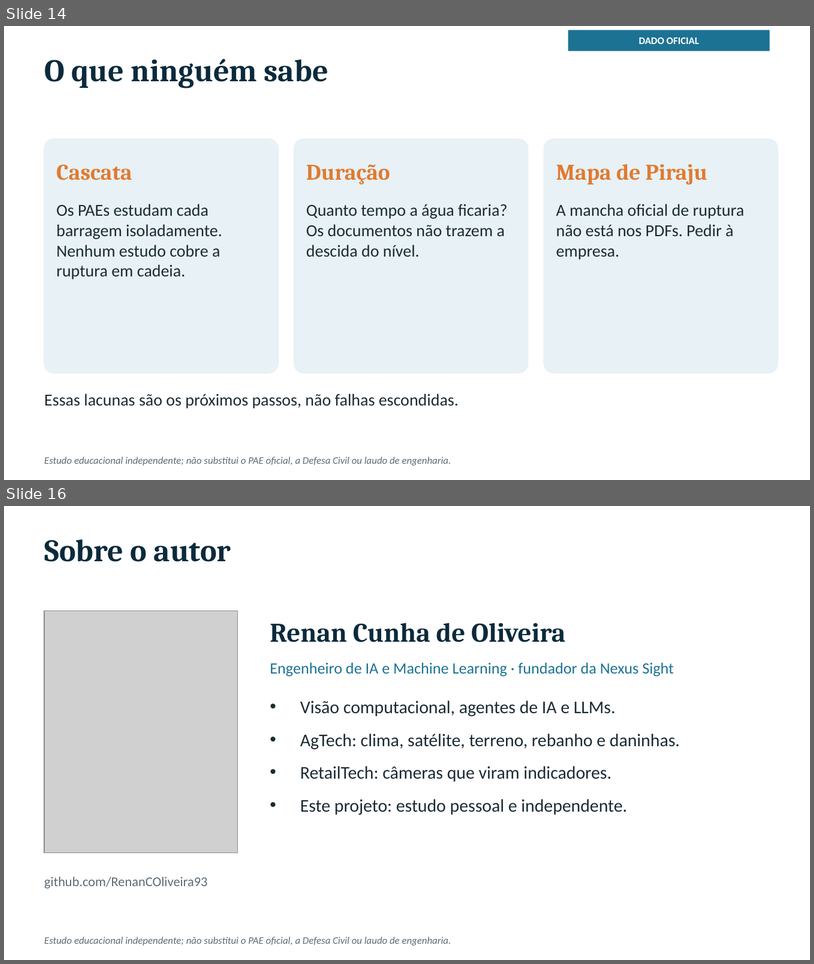
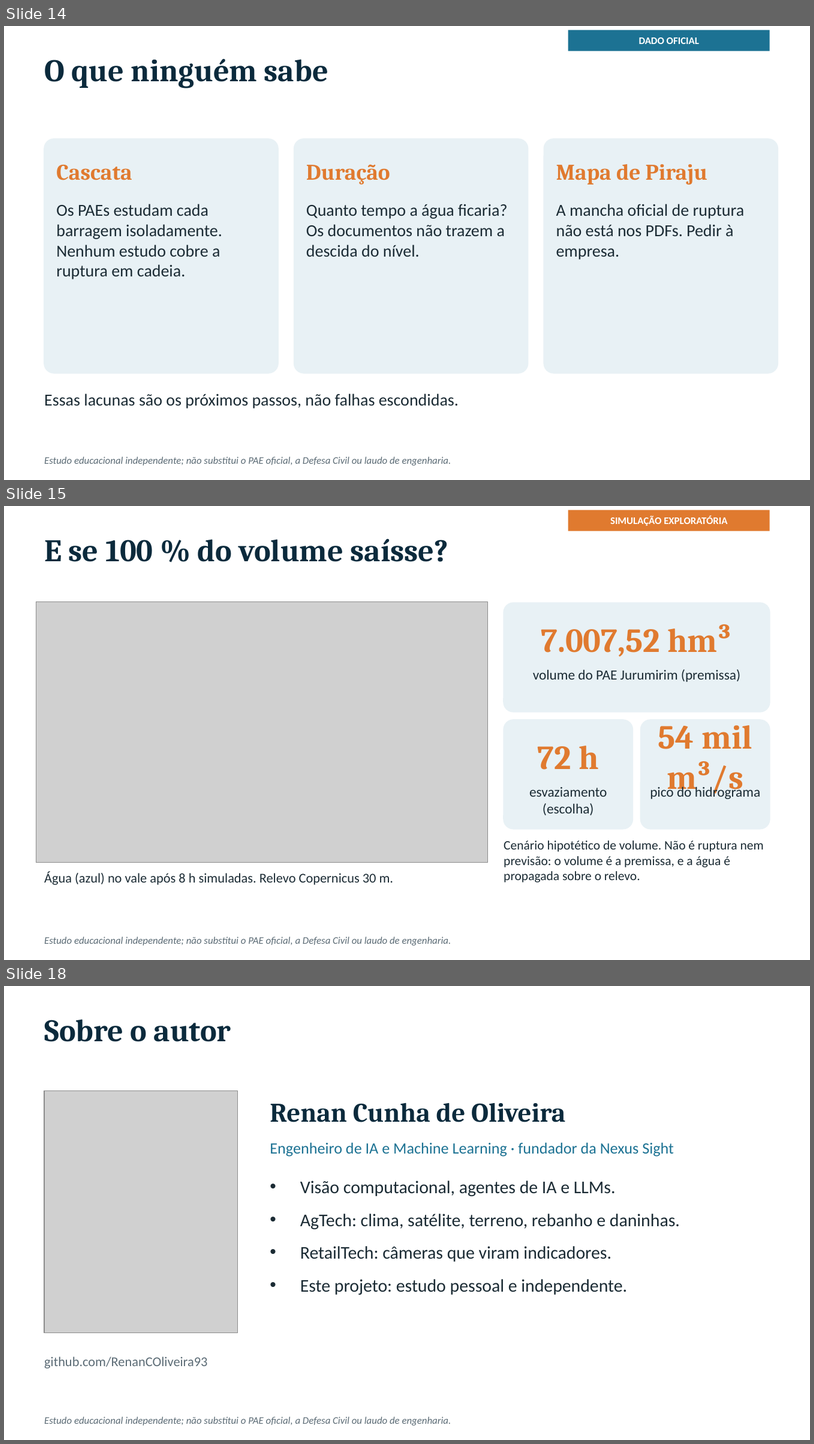
Before and after one commit to RenanCOliveira93/Jurumirim-Flood_Explorer, a slide deck: docs/apresentacao/Jurumirim_Flood_Explorer.pptx. Shown one above the other, each under a label of ours: slides 14 and 16 before the commit, slides 14, 15 and 18 after it; the slides between them are not shown. The pictures are 814x964 and 814x1444 pixels, drawn with LibreOffice and Linux fonts; fonts in the diff are those of the drawing; grey boxes stand for pictures. Boxes give left, top, right and bottom in pixels: in the first picture for what was removed or moved away, otherwise in the second. Text is boxed around its words. In the diff, an @@ line names an element or a change of style, - is before the commit and + after.

```diff
--- a/docs/apresentacao/Jurumirim_Flood_Explorer.pptx
+++ b/docs/apresentacao/Jurumirim_Flood_Explorer.pptx
@@ slide 15 added at <box>4,506,810,960</box>, background #FFFFFF @@
@@ rectangle added at <box>569,510,770,531</box>, fill #E07A2F, 9 pt, text #FFFFFF, bold @@
+SIMULAÇÃO EXPLORATÓRIA
@@ text added at <box>44,538,449,562</box>, 28 pt, text #0B2A3C, bold @@
+E se 100 % do volume saísse?
@@ picture added at <box>36,602,488,862</box> @@
@@ rounded rectangle added at <box>504,603,770,712</box>, fill #E8F1F5, outline #E8F1F5 1 pt @@
@@ text added at <box>542,624,732,657</box>, 30 pt, text #E07A2F, bold @@
+7.007,52 hm³
@@ text added at <box>533,669,741,682</box>, 12.5 pt, text #1B2B34 @@
+volume do PAE Jurumirim (premissa)
@@ rounded rectangle added at <box>504,720,633,829</box>, fill #E8F1F5, outline #E8F1F5 1 pt @@
@@ rounded rectangle added at <box>641,720,770,829</box>, fill #E8F1F5, outline #E8F1F5 1 pt @@
@@ text added at <box>659,725,753,796</box>, 30 pt, text #E07A2F, bold @@
+54 mil m³/s
@@ text added at <box>538,745,599,769</box>, 30 pt, text #E07A2F, bold @@
+72 h
@@ text added at <box>530,787,607,815</box>, 12.5 pt, text #1B2B34 @@
+esvaziamento (escolha)
@@ text added at <box>650,784,761,799</box>, 12.5 pt, text #1B2B34 @@
+pico do hidrograma
@@ text added at <box>504,840,764,882</box>, 11.5 pt, text #1B2B34 @@
+Cenário hipotético de volume. Não é ruptura nem previsão: o volume é a premissa, e a água é propagada sobre o relevo.
@@ text added at <box>44,871,394,885</box>, 12 pt, text #1B2B34 @@
+Água (azul) no vale após 8 h simuladas. Relevo Copernicus 30 m.
@@ text added at <box>44,936,452,945</box>, 9 pt, text #5B6B75, italic @@
+Estudo educacional independente; não substitui o PAE oficial, a Defesa Civil ou laudo de engenharia.
@@ what was slide 16 is now slide 18 @@
```
Also in this commit, not shown: 1 slide changed, 1 other slide added, 10 other files.
